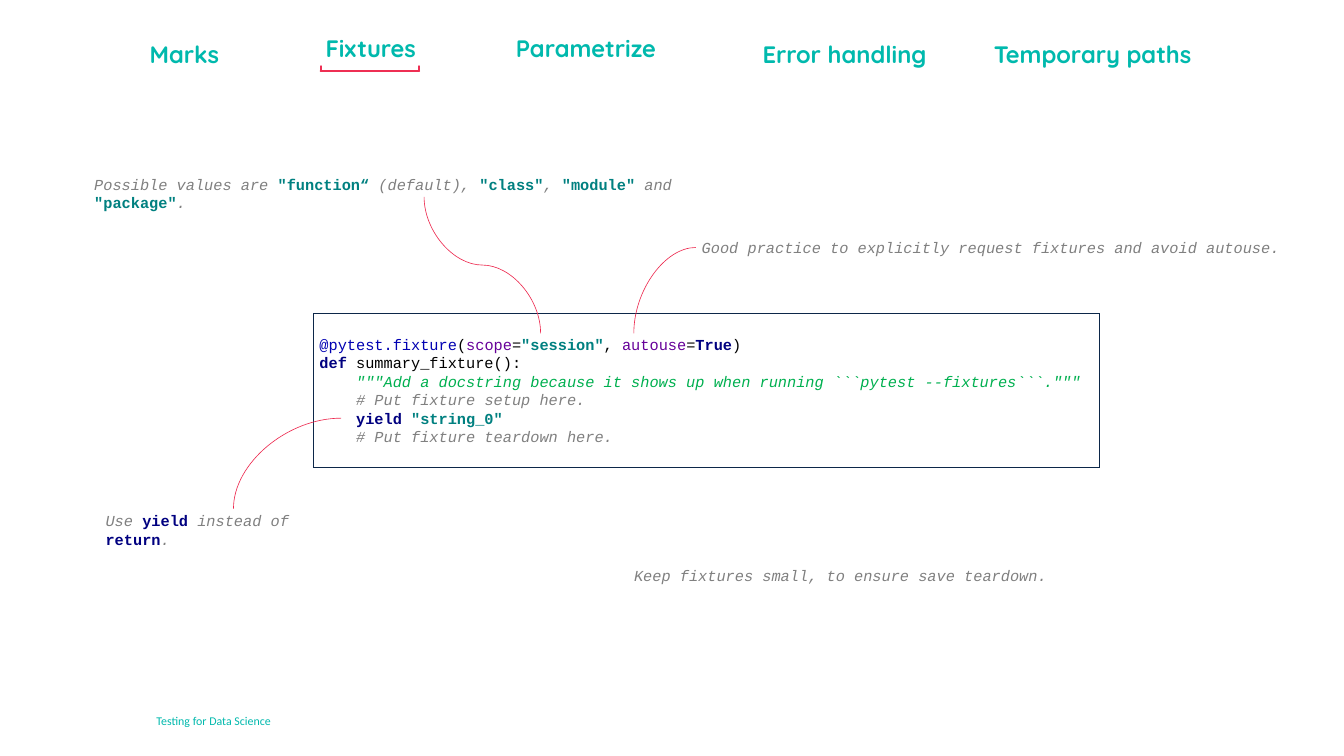
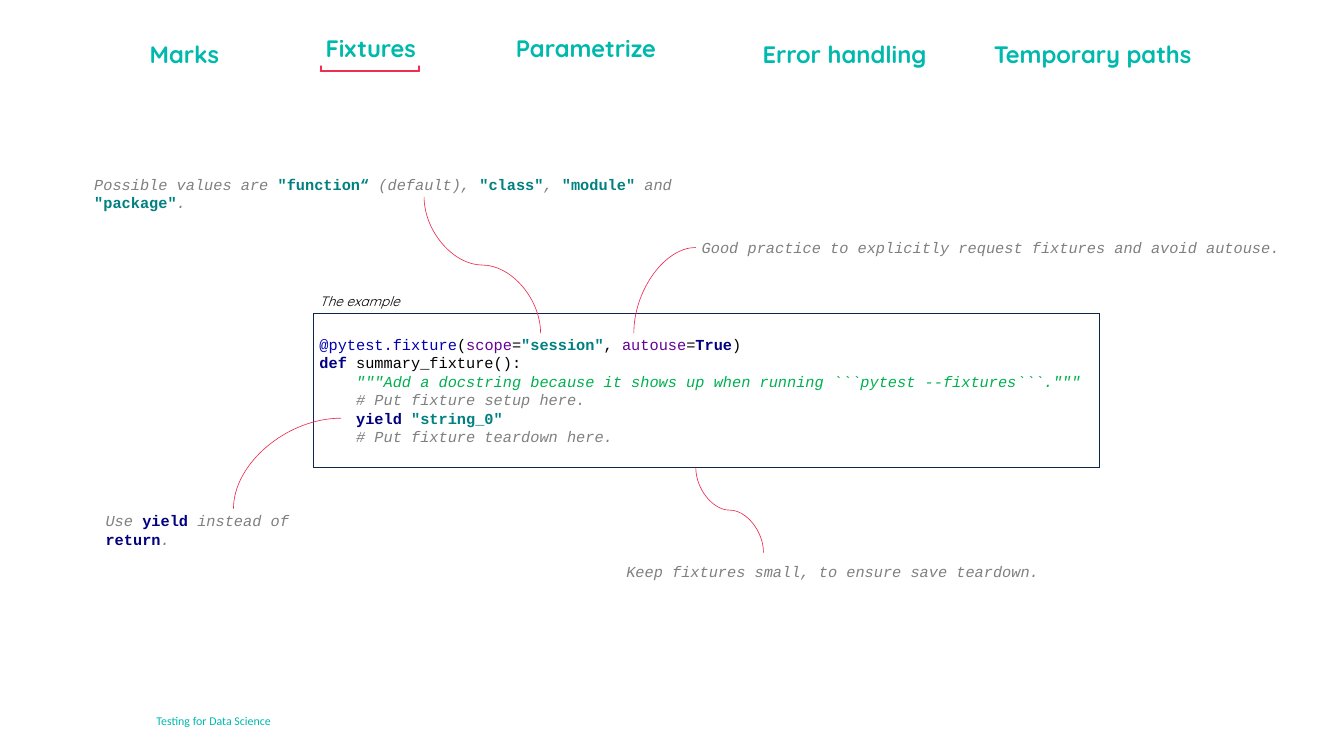
Before and after one commit to jasperderikx-bdr/testing_for_ds_day_1, a slide deck: slide 11 of data/notes/slides_day_1.pptx (slide 12 before the commit). Drawn at 1344x756 pixels with LibreOffice and Linux fonts; fonts in the diff are those of the drawing; background and template pictures are left out. Boxes give left, top, right and bottom in pixels: in the first picture for what was removed or moved away, otherwise in the second. Text is boxed around its words. In the diff, an @@ line names an element or a change of style, - is before the commit and + after.

```diff
--- a/data/notes/slides_day_1.pptx
+++ b/data/notes/slides_day_1.pptx
@@ text added at bbox=[319, 296, 399, 309], 16 pt, text #000000, italic @@
+The example
@@ curved line added from (696, 468) to (763, 553), #ED294E 0.75 pt @@
@@ text "Keep fixtures small, to ensure ...": place and size @@
-text "Keep fixtures small, to ensure ..." at bbox=[634, 570, 1047, 584]
+text "Keep fixtures small, to ensure ..." at bbox=[626, 566, 1039, 580]
```
Also in this commit, not shown: 9 other slides changed, 2 slides removed, 5 other files.
